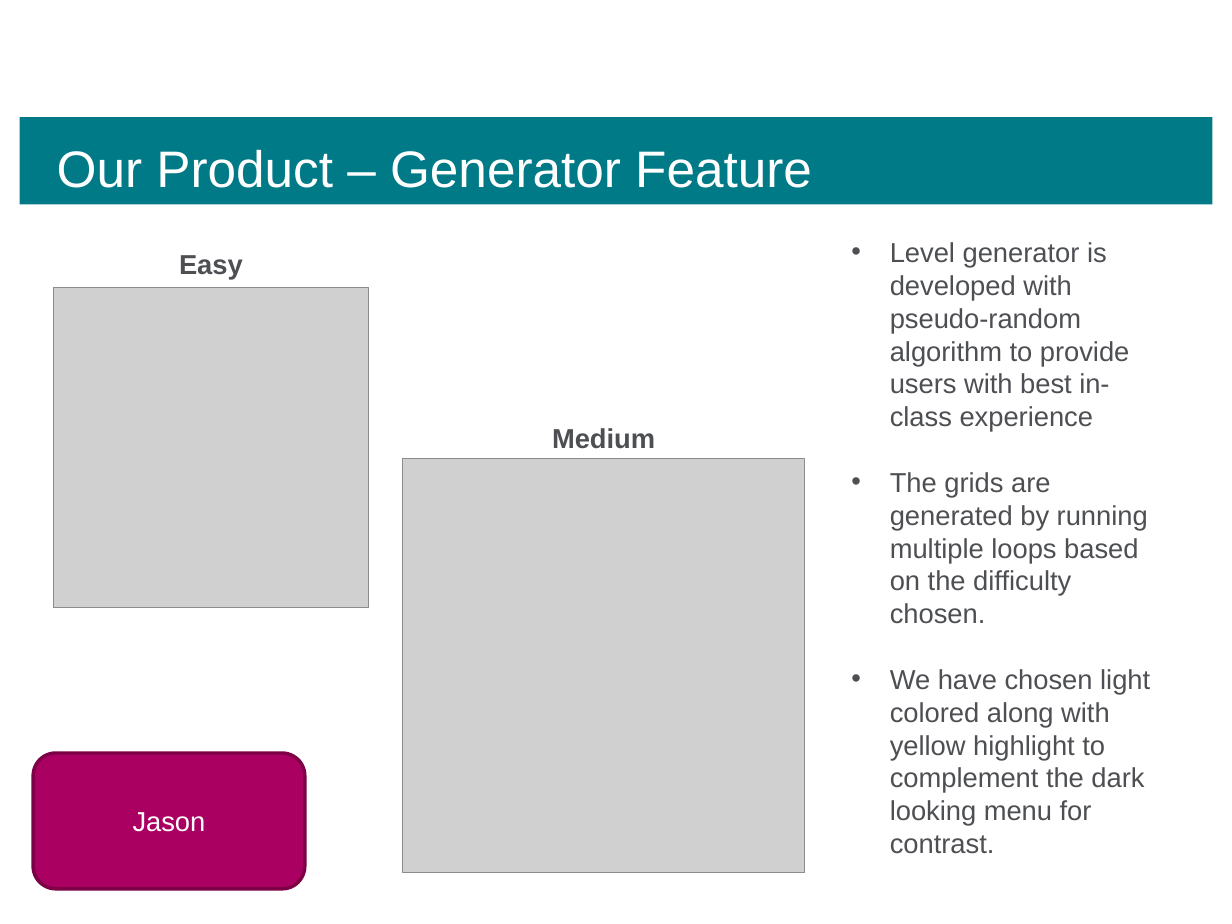
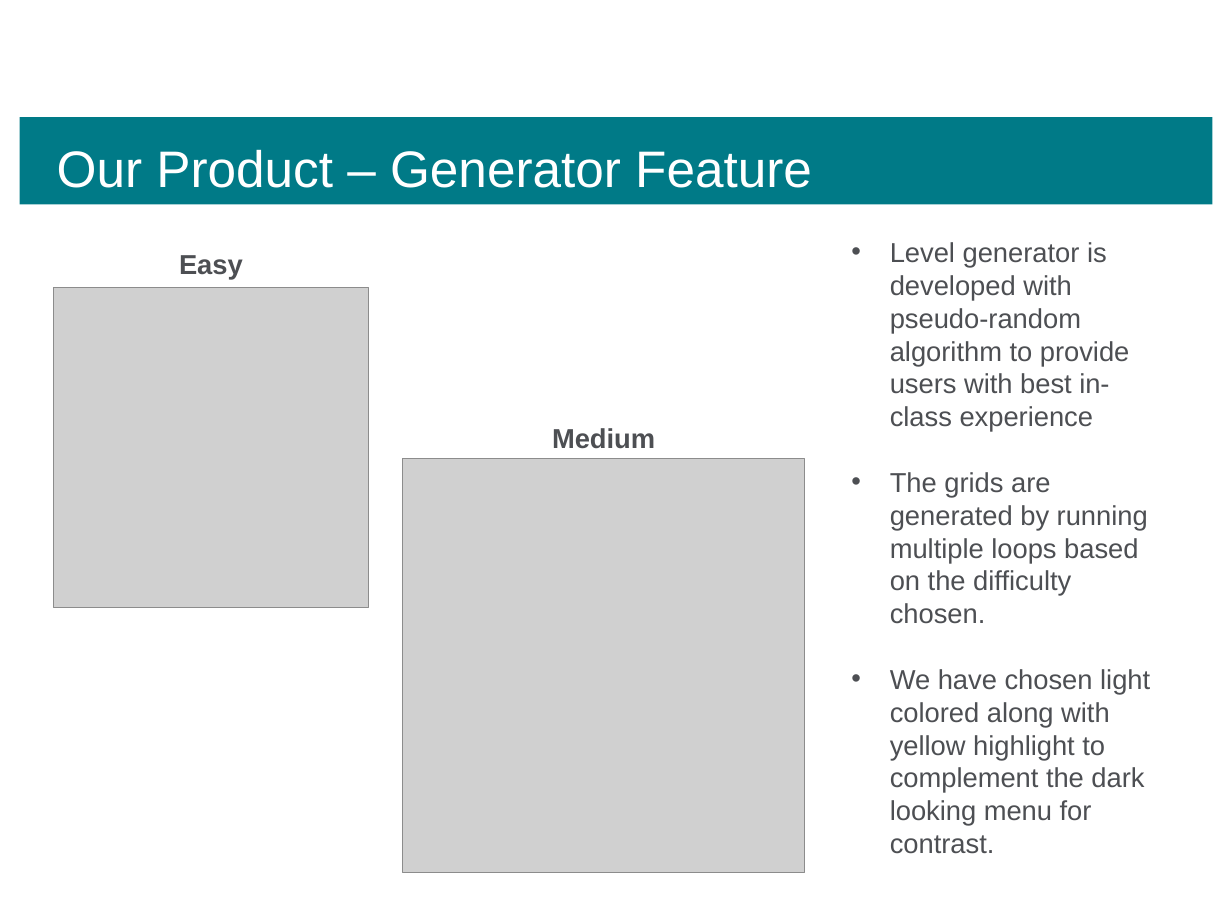
Before and after one commit to nPwi/UpdatedCE291, a slide deck: slide 8 of Presentation Deck/CE291 Final Product Presentation.pptx. Drawn at 1232x924 pixels with LibreOffice and Linux fonts; fonts in the diff are those of the drawing; grey boxes stand for pictures; background and template pictures are left out. Boxes give left, top, right and bottom in pixels: in the first picture for what was removed or moved away, otherwise in the second. Text is boxed around its words. In the diff, an @@ line names an element or a change of style, - is before the commit and + after.

```diff
--- a/Presentation Deck/CE291 Final Product Presentation.pptx
+++ b/Presentation Deck/CE291 Final Product Presentation.pptx
@@ rounded rectangle removed at [33, 753, 304, 888] @@
-Jason
```
Also in this commit, not shown: 9 other slides changed, 7 other files.
